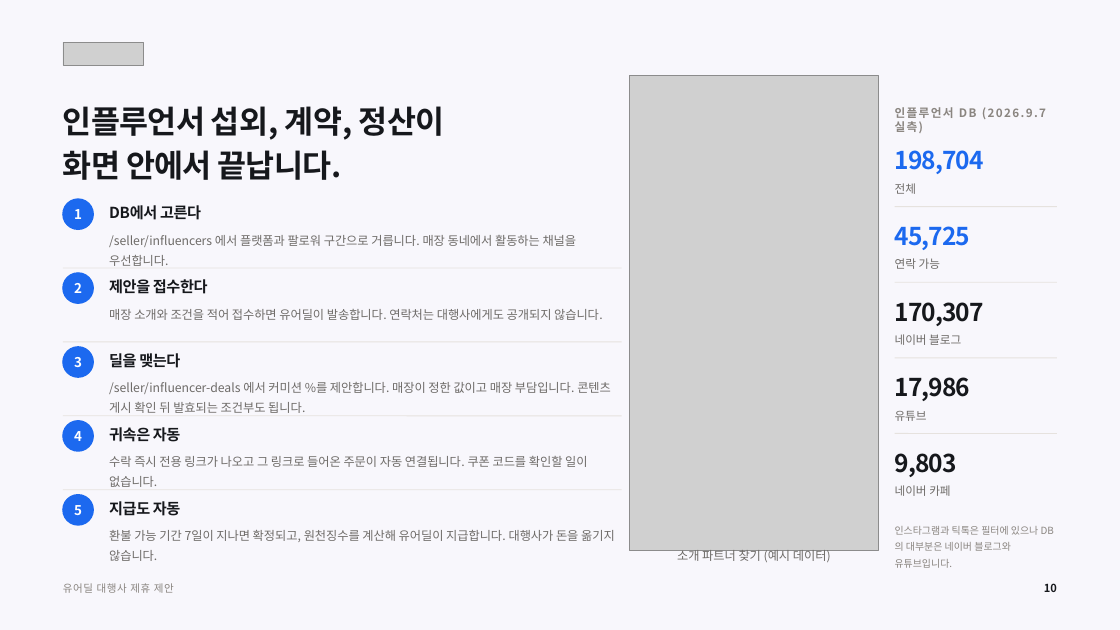
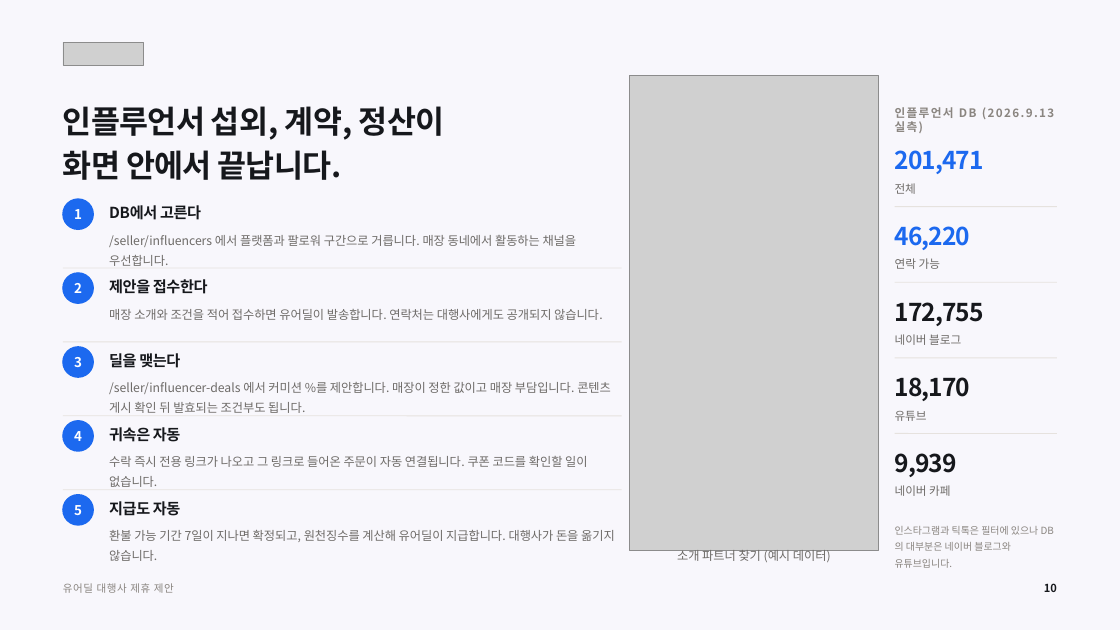
Before and after one commit to tobe2111/ur-live, a slide deck: slide 10 of docs/business/proposals/urdeal-agency-proposal.pptx. Drawn at 1120x630 pixels with LibreOffice and Linux fonts; fonts in the diff are those of the drawing; grey boxes stand for pictures. Boxes give left, top, right and bottom in pixels: in the first picture for what was removed or moved away, otherwise in the second. Text is boxed around its words. In the diff, an @@ line names an element or a change of style, - is before the commit and + after.

```diff
--- a/docs/business/proposals/urdeal-agency-proposal.pptx
+++ b/docs/business/proposals/urdeal-agency-proposal.pptx
@@ text at box(895, 107, 1054, 133): text changed @@
-인플루언서 DB (2026.9.7 실측)
+인플루언서 DB (2026.9.13 실측)
@@ text at box(895, 150, 984, 174): text changed @@
-198,704
+201,471
@@ text at box(895, 226, 971, 250): text changed @@
-45,725
+46,220
@@ text at box(895, 302, 984, 326): text changed @@
-170,307
+172,755
@@ text at box(895, 377, 971, 401): text changed @@
-17,986
+18,170
@@ text at box(895, 453, 957, 477): text changed @@
-9,803
+9,939
```
Also in this commit, not shown: 6 other slides changed, 3 other files.
